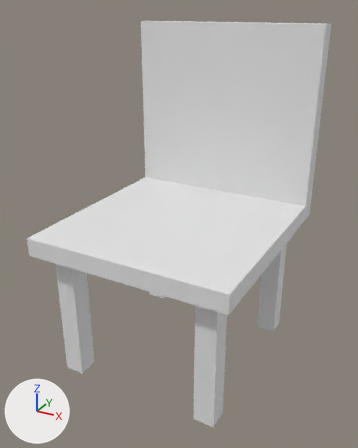
One commit to the FBX model Unity/Project Hell/Assets/Objects/Chair.FBX: the scene before it, then after it.
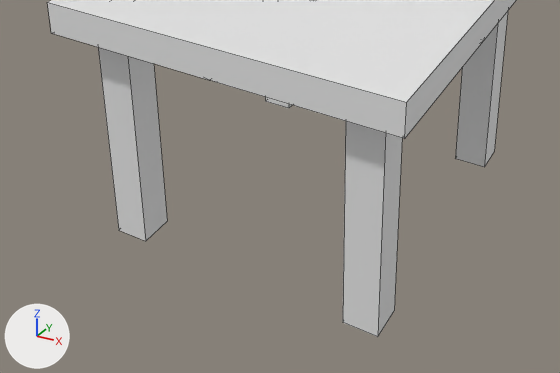
Old and new are each drawn whole from a camera (50 mm lens) standing at (1.34, -2.5, 1.82) and looking at (0.01, -0.06, 0.61) and again close up on the part from 0% to 88% of the width and 53% to 100% of the height. The axes (+X, +Y, +Z) are drawn at lower left. The lights are the same throughout. The close-ups show mesh edges as thin lines. Where no turn or scale is listed for an object, it has been applied to the vertices.

Script lines for the objects in view, before the commit:
```python
me_mesh = bpy.data.meshes.new('Mesh')
me_mesh.from_pydata(...)  # 54 vertices, 50 faces; spans x -0.62..0.62, y -0.7..0.67, z -0.3..1.73
# before: 29 (0.52, -0.6, -0.3) at pixel (377, 336), 30 (0.39, -0.6, -0.3) at pixel (342, 322), 31 (0.39, -0.48, -0.3), 32 (0.52, -0.48, -0.3) at pixel (394, 310)
# before: 33 (-0.52, -0.6, -0.3) at pixel (118, 230), 34 (-0.52, -0.48, -0.3), 35 (-0.39, -0.48, -0.3) at pixel (167, 221), 36 (-0.39, -0.6, -0.3) at pixel (145, 241)
# before: 37 (0.52, 0.53, -0.3) at pixel (494, 151), 38 (0.52, 0.4, -0.3) at pixel (484, 167), 39 (0.39, 0.4, -0.3) at pixel (455, 158), 40 (0.39, 0.53, -0.3)
# before: 41 (-0.52, 0.53, -0.3), 42 (-0.39, 0.53, -0.3), 43 (-0.39, 0.4, -0.3) at pixel (288, 108), 44 (-0.52, 0.4, -0.3) at pixel (265, 101)
ob_box001 = bpy.data.objects.new('Box001', me_mesh)
ob_box001.location = (0.0, 0.0, 0.0)
```
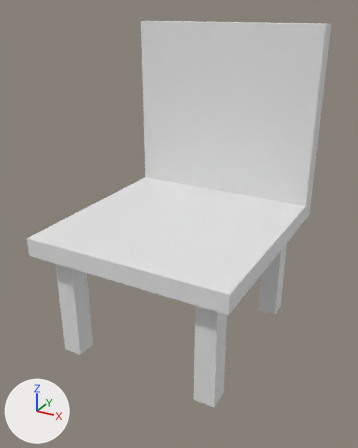
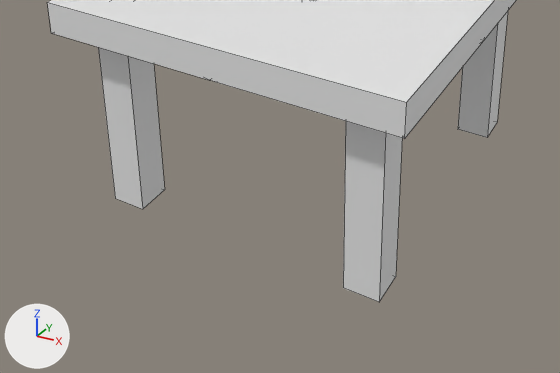
The newer file is also rescaled (x1.842), turned or shifted as a whole; pictures and numbers use the older file's frame.

Scene script edits in JSON lines:
```json
{"block": "me_mesh", "where": "me_mesh.from_pydata(...)  # 54 vertices, 50 faces; spans x -0.62..0.62, y -0.7..0.67, z -0.3..1.73"}
{"block": "me_mesh", "where": "# used by ob_box001; location = (0.0, 0.0, 0.0)"}
{"block": "me_mesh", "change": "me_mesh part 1"}
{"op": "add", "block": "me_mesh", "code": "for i in [*range(29, 33)]: me_mesh.vertices[i].co += Vector((0.0, 0.0, 0.14))"}
{"block": "me_mesh", "change": "me_mesh part 2"}
{"op": "add", "block": "me_mesh", "code": "for i in [*range(33, 37)]: me_mesh.vertices[i].co += Vector((0.0, 0.0, 0.14))"}
{"block": "me_mesh", "change": "me_mesh part 3"}
{"op": "add", "block": "me_mesh", "code": "for i in [*range(37, 41)]: me_mesh.vertices[i].co += Vector((0.0, 0.0, 0.14))"}
{"block": "me_mesh", "change": "me_mesh part 4"}
{"op": "add", "block": "me_mesh", "code": "for i in [*range(41, 45)]: me_mesh.vertices[i].co += Vector((0.0, 0.0, 0.14))"}
```

Changed parts and their boxes (x1, y1, x2, y2) in the close-ups (560 x 373 px; the box of a moved part takes in the faces that stretch with it):
```json
{"object": "Box001", "change": "reshaped", "before": [47, 0, 516, 337], "after": [47, 0, 516, 302]}
{"part": 1, "of": "me_mesh", "change": "moved or reshaped", "before": [343, 121, 402, 337], "after": [343, 121, 402, 302]}
{"part": 2, "of": "me_mesh", "change": "moved or reshaped", "before": [98, 47, 167, 241], "after": [98, 47, 165, 209]}
{"part": 3, "of": "me_mesh", "change": "moved or reshaped", "before": [455, 11, 508, 167], "after": [458, 11, 508, 137]}
{"part": 4, "of": "me_mesh", "change": "moved or reshaped", "before": [265, 97, 292, 108], "on screen": "not visible afterwards"}
```
